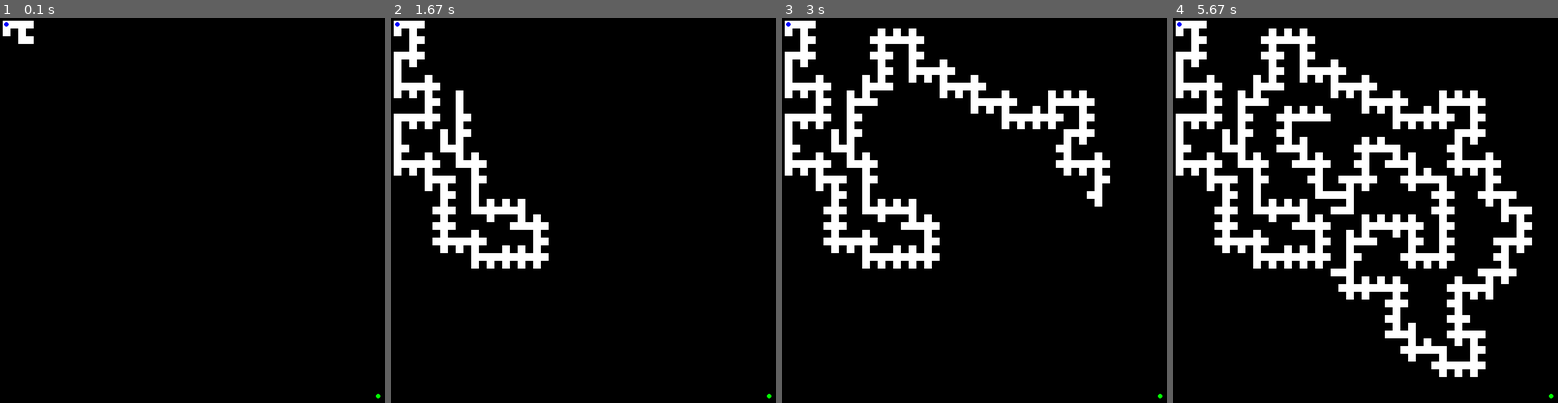
Above: before the commit, frames 1-4 (left to right).
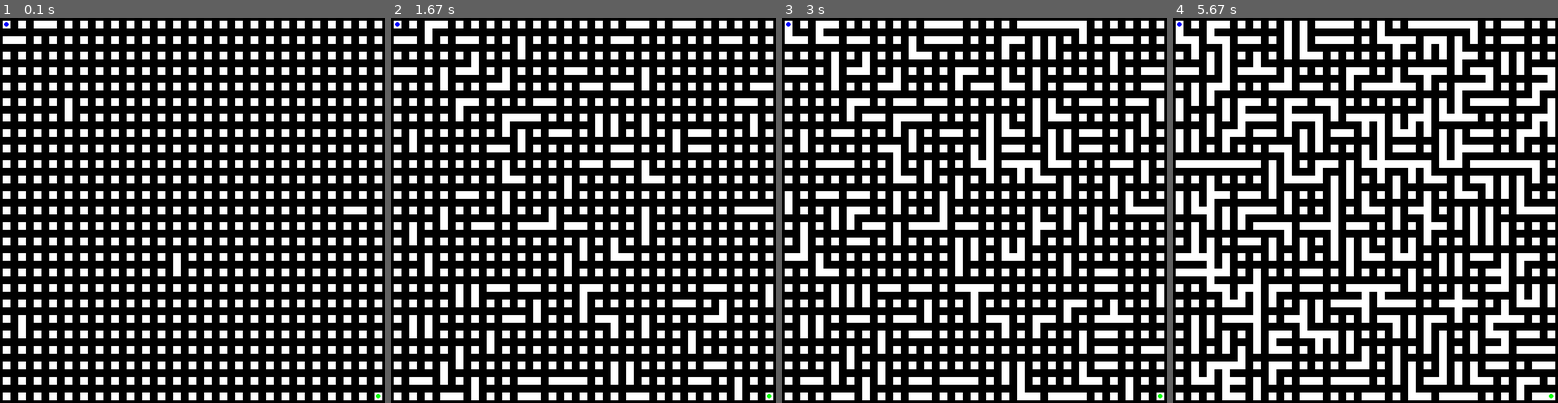
Above: after the commit, the same moments.

Repository: Drew-Woodz/MazeSolver
Game: pygame game, started from main.py
Two runs of this game, one before a commit and one after it. Both use one fixed random seed, a clock stepped at 60 frames per second and the inputs below.
Inputs:
- Up to frame 1 (0.1 s): no input
- Up to frame 2 (1.67 s): no input
- Up to frame 3 (3 s): no input
- Up to frame 4 (5.67 s): no input

The runs differ from the first frame. In frame 1, 26% of the frame differs, in the area x 0-100%, y 0-100%; in frame 2, 31%; in frame 3, 35%; in frame 4, 39%.

Commit message:
Add Kruskal's and Hunt-and-Kill maze generators with real-time Pygame visualization

Diff:
--- a/main.py
+++ b/main.py
@@ -1,10 +1,12 @@
 # main.py
 
 from visualizer.pygame_renderer import PygameRenderer
-from maze_generators.dfs_backtracker import generate_maze
+# from maze_generators.dfs_backtracker import generate_maze
 # from maze_generators.prims_algorithm import generate_maze
 # from maze_generators.wilsons_algorithm import generate_maze
 # from maze_generators.recursive_division import generate_maze
+# from maze_generators.hunt_and_kill import generate_maze
+from maze_generators.kruskals_algorithm import generate_maze
 
 if __name__ == "__main__":
     renderer = PygameRenderer(25, 25)
--- a/maze_generators/__init__.py
+++ b/maze_generators/__init__.py
@@ -3,11 +3,15 @@
 from maze_generators.prims_algorithm import generate_maze as prims
 from maze_generators.wilsons_algorithm import generate_maze as wilsons
 from maze_generators.recursive_division import generate_maze as recursive_division
+from maze_generators.hunt_and_kill import generate_maze as hunt_and_kill
+from maze_generators.kruskals_algorithm import generate_maze as kruskals_algorithm
 
 generators = {
     "DFS Backtracker": dfs_backtracker,
     "Prim's Algorithm": prims,
     "Wilson's Algorithm": wilsons,
     "Recursive Division": recursive_division,
+    "Hunt and Kill": hunt_and_kill,
+    "Kruskal's Algorithm": kruskals_algorithm,
     # etc.
 }
--- /dev/null
+++ b/maze_generators/hunt_and_kill.py
@@ -0,0 +1,71 @@
+# maze_generators/hunt_and_kill.py
+import numpy as np
+import random
+from visualizer.pygame_renderer import PygameRenderer
+
+def generate_maze(width: int, height: int, entry=(0, 0), goal=None, render=None):
+    maze_w, maze_h = 2 * width + 1, 2 * height + 1
+    maze = np.zeros((maze_h, maze_w), dtype=int)  # Start with walls
+
+    sx, sy = entry
+    gx, gy = goal if goal else (width - 1, height - 1)
+    start_cell = (2 * sy + 1, 2 * sx + 1)
+    goal_cell = (2 * gy + 1, 2 * gx + 1)
+
+    visited = set()
+    cx, cy = sx, sy
+
+    def visit(x, y):
+        maze[2 * y + 1, 2 * x + 1] = 1
+        visited.add((x, y))
+
+    def neighbors(x, y):
+        for dx, dy in [(-1,0),(1,0),(0,-1),(0,1)]:
+            nx, ny = x + dx, y + dy
+            if 0 <= nx < width and 0 <= ny < height:
+                yield nx, ny
+
+    visit(cx, cy)
+
+    while True:
+        unvisited = [(nx, ny) for nx, ny in neighbors(cx, cy) if (nx, ny) not in visited]
+        if unvisited:
+            nx, ny = random.choice(unvisited)
+            wall_x = 2 * (cx + nx) // 2 + 1
+            wall_y = 2 * (cy + ny) // 2 + 1
+            maze[wall_y, wall_x] = 1
+            visit(nx, ny)
+            cx, cy = nx, ny
+        else:
+            # Hunt phase: find any unvisited cell next to a visited one
+            found = False
+            for y in range(height):
+                for x in range(width):
+                    if (x, y) not in visited:
+                        for nx, ny in neighbors(x, y):
+                            if (nx, ny) in visited:
+                                visit(x, y)
+                                wall_x = 2 * (x + nx) // 2 + 1
+                                wall_y = 2 * (y + ny) // 2 + 1
+                                maze[wall_y, wall_x] = 1
+                                cx, cy = x, y
+                                found = True
+                                break
+                    if found:
+                        break
+                if found:
+                    break
+            if not found:
+                break
+
+        if render and render.running:
+            render.update(maze, entry=start_cell, goal=goal_cell)
+
+    maze[start_cell] = 1
+    maze[goal_cell] = 1
+
+    if render:
+        render.update(maze, entry=start_cell, goal=goal_cell)
+        render.wait_for_exit()
+
+    return maze, start_cell, goal_cell
--- /dev/null
+++ b/maze_generators/kruskals_algorithm.py
@@ -0,0 +1,68 @@
+# maze_generators/kruskals_algorithm.py
+
+import numpy as np
+import random
+from visualizer.pygame_renderer import PygameRenderer
+
+class DisjointSet:
+    def __init__(self):
+        self.parent = {}
+
+    def find(self, cell):
+        if self.parent[cell] != cell:
+            self.parent[cell] = self.find(self.parent[cell])
+        return self.parent[cell]
+
+    def union(self, a, b):
+        ra, rb = self.find(a), self.find(b)
+        if ra != rb:
+            self.parent[rb] = ra
+            return True
+        return False
+
+def generate_maze(width: int, height: int, entry=(0, 0), goal=None, render=None):
+    maze_w, maze_h = 2 * width + 1, 2 * height + 1
+    maze = np.zeros((maze_h, maze_w), dtype=int)  # Start with all walls
+
+    sx, sy = entry
+    gx, gy = goal if goal else (width - 1, height - 1)
+    start_cell = (2 * sy + 1, 2 * sx + 1)
+    goal_cell = (2 * gy + 1, 2 * gx + 1)
+
+    ds = DisjointSet()
+    cells = [(x, y) for x in range(width) for y in range(height)]
+    for cell in cells:
+        ds.parent[cell] = cell
+
+    edges = []
+    for x in range(width):
+        for y in range(height):
+            if x < width - 1:
+                edges.append(((x, y), (x + 1, y)))
+            if y < height - 1:
+                edges.append(((x, y), (x, y + 1)))
+
+    random.shuffle(edges)
+
+    for x, y in cells:
+        maze[2 * y + 1, 2 * x + 1] = 1  # Carve out cell
+
+    for a, b in edges:
+        if ds.union(a, b):
+            ax, ay = a
+            bx, by = b
+            wall_x = ax + bx + 1
+            wall_y = ay + by + 1
+            maze[wall_y, wall_x] = 1
+
+            if render and render.running:
+                render.update(maze, entry=start_cell, goal=goal_cell)
+
+    maze[start_cell] = 1
+    maze[goal_cell] = 1
+
+    if render:
+        render.update(maze, entry=start_cell, goal=goal_cell)
+        render.wait_for_exit()
+
+    return maze, start_cell, goal_cell
